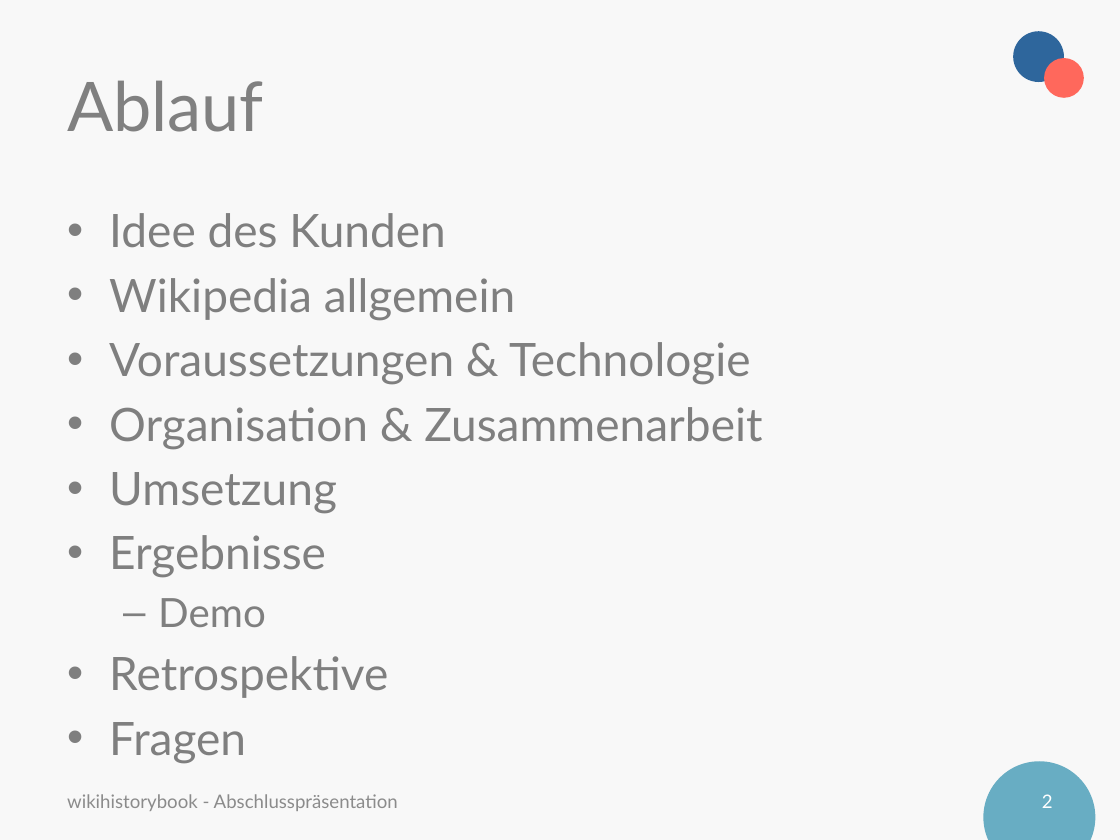
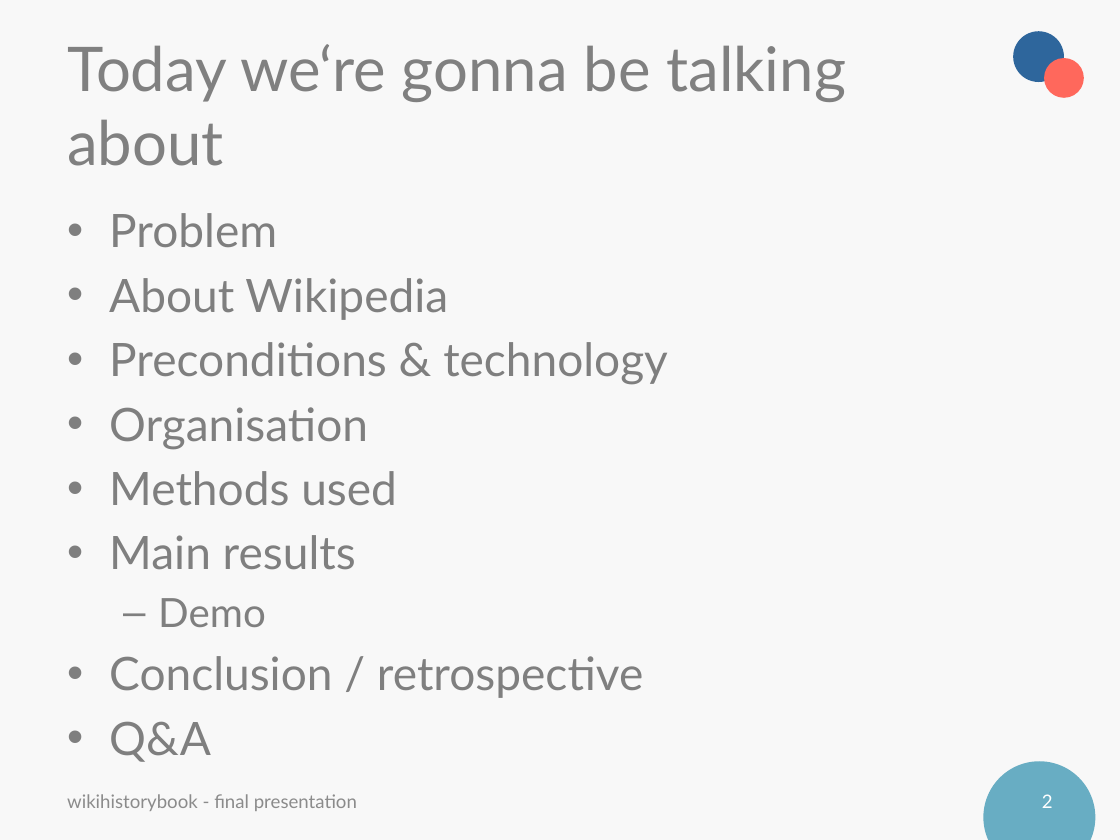
Before and after one commit to fluehmann/wikihistorybook, a slide deck: slide 2 of administration/Sprint presentations/Präsentation_Abschluss_wiki.pptx. Drawn at 1120x840 pixels with LibreOffice and Linux fonts; fonts in the diff are those of the drawing; background and template pictures are left out. Boxes give left, top, right and bottom in pixels: in the first picture for what was removed or moved away, otherwise in the second. Text is boxed around its words. In the diff, an @@ line names an element or a change of style, - is before the commit and + after.

```diff
--- a/administration/Sprint presentations/Präsentation_Abschluss_wiki.pptx
+++ b/administration/Sprint presentations/Präsentation_Abschluss_wiki.pptx
@@ title at (67,44,846,166): text changed; size 44 to 39.6 pt @@
-Ablauf
+Today we‘re gonna be talking about
@@ text at (109,213,668,570): text changed @@
-• Idee des Kunden
-• Wikipedia allgemein
-• Voraussetzungen & Technologie
-• Organisation & Zusammenarbeit
-• Umsetzung
-• Ergebnisse
+• Problem
+• About Wikipedia
+• Preconditions & technology
+• Organisation
+• Methods used
+• Main results
@@ text at (109,656,643,762): text changed @@
-• Retrospektive
-• Fragen
+• Conclusion / retrospective
+• Q&A
@@ text at (67,794,357,811): text changed @@
-wikihistorybook - Abschlusspräsentation
+wikihistorybook - final presentation
```
Also in this commit, not shown: 14 other slides changed.
